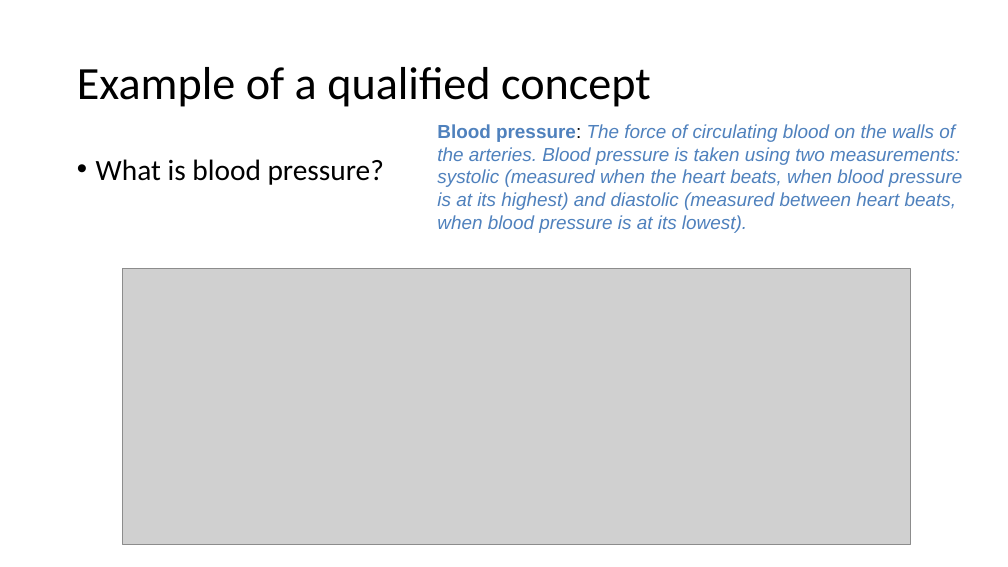
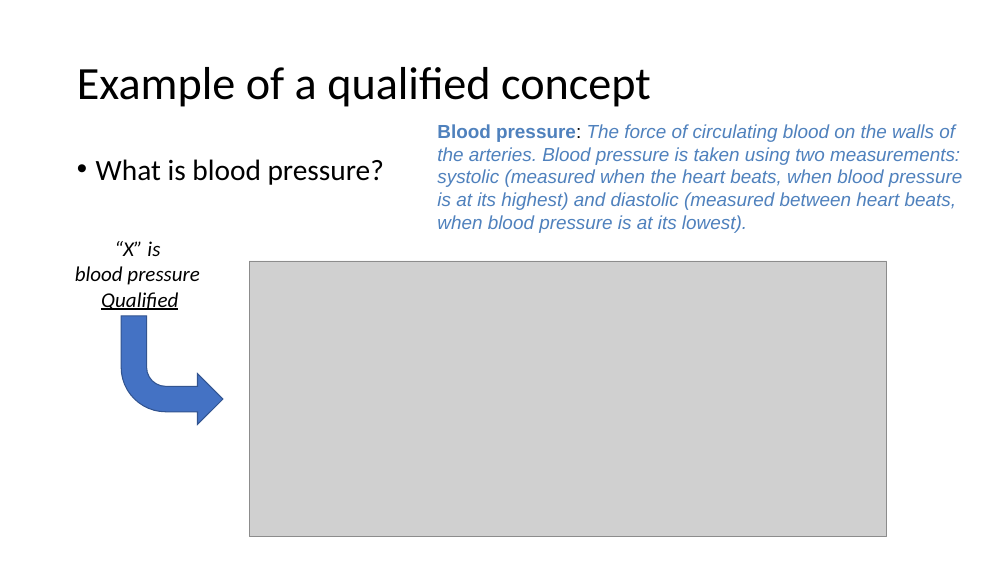
Before and after one commit to ModelDriven/OnticHealth, a slide deck: slide 7 of WhitePaper/Semantics for Healthcare Data.pptx. Drawn at 1008x567 pixels with LibreOffice and Linux fonts; fonts in the diff are those of the drawing; grey boxes stand for pictures. Boxes give left, top, right and bottom in pixels: in the first picture for what was removed or moved away, otherwise in the second. Text is boxed around its words. In the diff, an @@ line names an element or a change of style, - is before the commit and + after.

```diff
--- a/WhitePaper/Semantics for Healthcare Data.pptx
+++ b/WhitePaper/Semantics for Healthcare Data.pptx
@@ text added at [75, 241, 199, 310], 20 pt, text #000000, italic @@
+“X” is
+blood pressure
+Qualified
@@ picture: place and size @@
-picture at [123, 268, 910, 544]
+picture at [250, 261, 888, 537]
@@ bent arrow added at [121, 316, 223, 425], fill #4472C4, outline #325491 1 pt @@
```
Also in this commit, not shown: 1 other slide changed, 2 other files.
